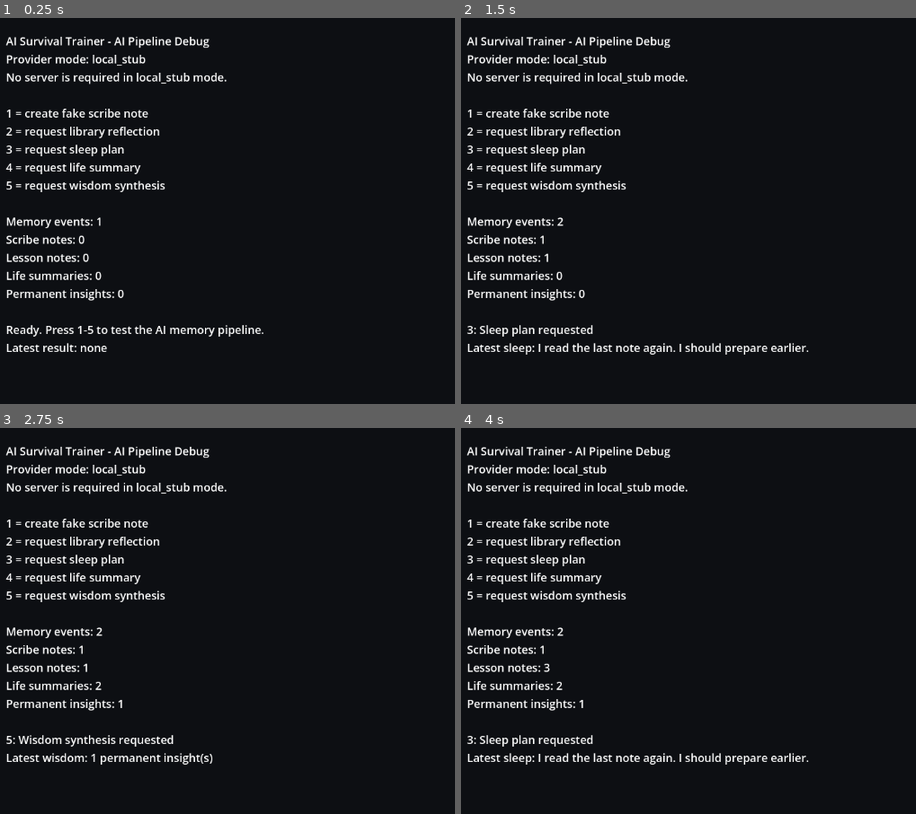
Above: before the commit, frames 1-4 (two rows, left to right).
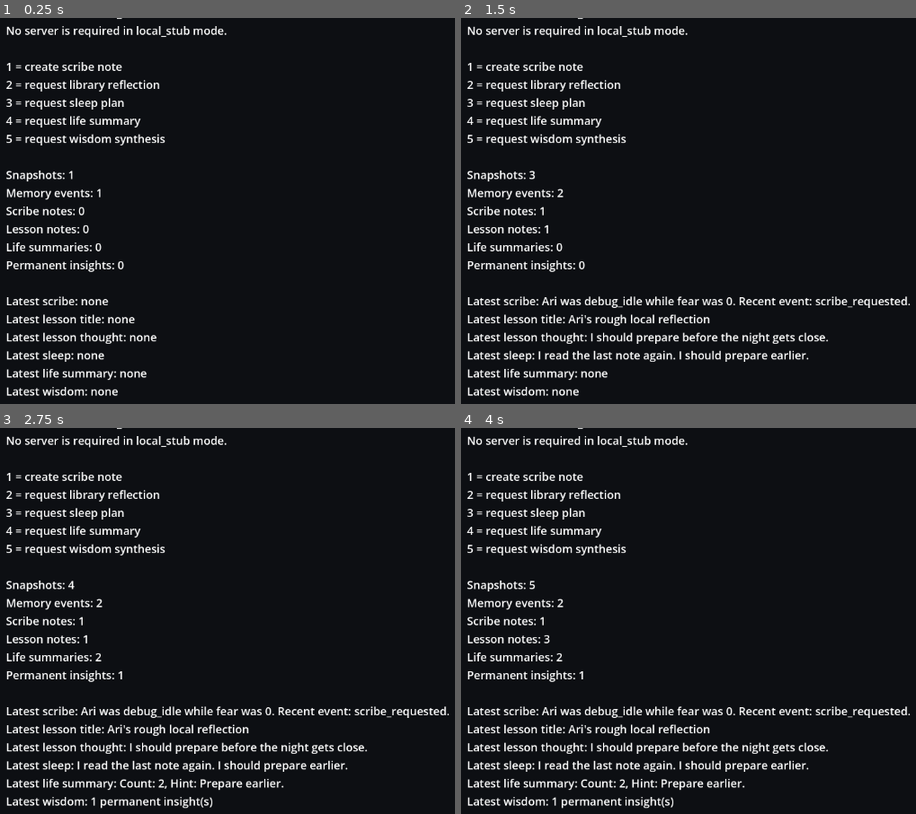
Above: after the commit, the same moments.

Repository: JoranHein/ai-survival-trainer
Game: Godot game, scene res://scenes/main/Main.tscn
Same seed, same stepped clock (60 frames per second), same inputs: the game is played once before the commit and once after it.
Inputs:
- Up to frame 1 (0.25 s): no input
- Up to frame 2 (1.5 s): tap Enter at 0.5 s; tap 2 at 0.6 s; tap 3 at 0.8, 1.35 s; tap Space at 1.25 s
- Up to frame 3 (2.75 s): tap 4 at 1.55, 2.1 s; tap Enter at 2 s; tap 5 at 2.3 s
- Up to frame 4 (4 s): tap Space at 2.75 s; tap 5 at 2.85 s; tap 2 at 3.05, 3.6 s; tap Enter at 3.5 s; tap 3 at 3.8 s

The runs differ from the first frame. In frame 1, 10% of the frame differs, in the area x 1-58%, y 0-98%; in frame 2, 13%; in frame 3, 13%; in frame 4, 13%, in the area x 1-99%, y 0-99%.

Commit message:
Connect runtime memory pipeline to Godot debug scene

Diff:
--- a/godot_game/scripts/main/Main.gd
+++ b/godot_game/scripts/main/Main.gd
@@ -1,4 +1,7 @@
 extends Control
+
+const SNAPSHOT_INTERVAL_SECONDS := 1.0
+const AUTO_SCRIBE_INTERVAL_SECONDS := 5.0
 
 @onready var debug_label: Label = %DebugLabel
 
@@ -15,9 +18,27 @@
 
 var request_status := "Ready. Press 1-5 to test the AI memory pipeline."
 var result_status := "Latest result: none"
-var fake_day := 1
-var fake_phase := "night"
-var fake_sign := "prepare before night"
+var elapsed_time := 0.0
+var snapshot_accumulator := 0.0
+var scribe_accumulator := 0.0
+var current_day := 1
+var current_phase := "debug"
+var current_sign := ""
+var ari_hp := 100.0
+var ari_fear := 0.0
+var ari_hunger := 0.0
+var ari_stamina := 100.0
+var ari_current_action := "debug_idle"
+var world_enemy_count := 0
+var world_stone := 0
+var world_wall_count := 0
+var world_aura_orb_count := 0
+var latest_scribe_note := "none"
+var latest_lesson_title := "none"
+var latest_lesson_thought := "none"
+var latest_sleep_wake_thought := "none"
+var latest_life_summary_status := "none"
+var latest_wisdom_status := "none"
 
 
 func _ready() -> void:
@@ -28,9 +49,27 @@
 	sleep_system.ai_bridge = bridge
 	wisdom_synthesizer.ai_bridge = bridge
 
-	memory.record_event("phase_changed", {"day": fake_day, "phase": fake_phase})
-	memory.record_snapshot(_debug_context())
-	_update_debug_label()
+	memory.record_event("phase_changed", {"day": current_day, "phase": current_phase})
+	_record_runtime_snapshot()
+	_update_debug_label()
+
+
+func _process(delta: float) -> void:
+	advance_runtime_memory(delta)
+
+
+func advance_runtime_memory(delta: float) -> void:
+	elapsed_time += maxf(delta, 0.0)
+	snapshot_accumulator += maxf(delta, 0.0)
+	scribe_accumulator += maxf(delta, 0.0)
+
+	while snapshot_accumulator >= SNAPSHOT_INTERVAL_SECONDS:
+		snapshot_accumulator -= SNAPSHOT_INTERVAL_SECONDS
+		_record_runtime_snapshot()
+
+	while scribe_accumulator >= AUTO_SCRIBE_INTERVAL_SECONDS:
+		scribe_accumulator -= AUTO_SCRIBE_INTERVAL_SECONDS
+		_create_scribe_note(false, "auto")
 
 
 func _unhandled_input(event: InputEvent) -> void:
@@ -49,13 +88,19 @@
 
 
 func _debug_create_scribe_note(callback: Callable = Callable(), show_request_status: bool = true) -> void:
+	_create_scribe_note(show_request_status, "manual", callback)
+
+
+func _create_scribe_note(show_request_status: bool, source: String, callback: Callable = Callable()) -> void:
 	if show_request_status:
 		request_status = "1: Scribe note requested"
 		_update_debug_label()
-	memory.record_event("ari_started_job", {"day": fake_day, "phase": fake_phase, "job": "prepare"})
-	memory.record_snapshot(_debug_context())
-	scribe_system.create_scribe_note_from_recent_memory(memory, chronicle, _debug_context(), func(note: Dictionary) -> void:
-		result_status = "Latest scribe: " + str(note.get("note", ""))
+	if source != "auto":
+		memory.record_event("scribe_requested", {"day": current_day, "phase": current_phase, "source": source})
+	_record_runtime_snapshot()
+	scribe_system.create_scribe_note_from_recent_memory(memory, chronicle, _runtime_context(), func(note: Dictionary) -> void:
+		latest_scribe_note = str(note.get("note", ""))
+		result_status = "Latest scribe: " + latest_scribe_note
 		_update_debug_label()
 		if callback.is_valid():
 			callback.call()
@@ -74,8 +119,10 @@
 
 
 func _request_debug_reflection() -> void:
-	reflection_system.request_library_reflection(_debug_context(), chronicle, lesson_book, func(note: Dictionary) -> void:
-		result_status = "Latest reflection: " + str(note.get("title", ""))
+	reflection_system.request_library_reflection(_runtime_context(), chronicle, lesson_book, func(note: Dictionary) -> void:
+		latest_lesson_title = str(note.get("title", ""))
+		latest_lesson_thought = str(note.get("thought", ""))
+		result_status = "Latest reflection: " + latest_lesson_title
 		_update_debug_label()
 	)
 
@@ -83,8 +130,9 @@
 func _debug_sleep_plan() -> void:
 	request_status = "3: Sleep plan requested"
 	_update_debug_label()
-	sleep_system.request_sleep_plan(_debug_context(), lesson_book, func(plan: Dictionary) -> void:
-		result_status = "Latest sleep: " + str(plan.get("wake_thought", ""))
+	sleep_system.request_sleep_plan(_runtime_context(), lesson_book, func(plan: Dictionary) -> void:
+		latest_sleep_wake_thought = str(plan.get("wake_thought", ""))
+		result_status = "Latest sleep: " + latest_sleep_wake_thought
 		_update_debug_label()
 	)
 
@@ -95,10 +143,12 @@
 	var payload := {
 		"life_id": "debug-life-%d" % int(Time.get_unix_time_from_system()),
 		"result": "debug",
-		"survived_days": fake_day,
+		"survived_days": current_day,
 		"events": memory.get_recent_events(50),
+		"snapshots": memory.get_recent_snapshots(20),
 		"scribe_notes": chronicle.get_lifetime_scribe_notes(),
 		"lesson_notes": lesson_book.get_all_notes(),
+		"ari_context": _runtime_context(),
 	}
 	bridge.request_life_summary(payload, func(summary: Dictionary) -> void:
 		var archived := {
@@ -113,7 +163,11 @@
 		for insight in summary.get("candidate_insights", []):
 			if typeof(insight) == TYPE_DICTIONARY:
 				insight_book.add_or_merge_insight(insight)
-		result_status = "Latest life summary: " + str(summary.get("next_life_hint", ""))
+		latest_life_summary_status = "Count: %d, Hint: %s" % [
+			life_archive.get_all_life_summaries().size(),
+			str(summary.get("next_life_hint", "")),
+		]
+		result_status = "Latest life summary: " + latest_life_summary_status
 		print("Life summary created: ", summary.get("next_life_hint", ""))
 		_update_debug_label()
 	)
@@ -123,24 +177,91 @@
 	request_status = "5: Wisdom synthesis requested"
 	_update_debug_label()
 	wisdom_synthesizer.request_background_synthesis(life_archive, insight_book, func(_result: Dictionary) -> void:
-		result_status = "Latest wisdom: %d permanent insight(s)" % insight_book.get_all_insights().size()
-		_update_debug_label()
-	)
-
-
-func _debug_context() -> Dictionary:
+		latest_wisdom_status = "%d permanent insight(s)" % insight_book.get_all_insights().size()
+		result_status = "Latest wisdom: " + latest_wisdom_status
+		_update_debug_label()
+	)
+
+
+func _record_runtime_snapshot() -> void:
+	memory.record_snapshot(_runtime_snapshot())
+
+
+func _runtime_snapshot() -> Dictionary:
 	return {
-		"day": fake_day,
-		"phase": fake_phase,
-		"current_sign": fake_sign,
+		"time": elapsed_time,
+		"day": current_day,
+		"phase": current_phase,
 		"ari": {
-			"fear": 82,
-			"hp": 45,
-			"current_action": "preparing",
-			"phase": fake_phase,
+			"hp": ari_hp,
+			"fear": ari_fear,
+			"hunger": ari_hunger,
+			"stamina": ari_stamina,
+			"current_action": ari_current_action,
 		},
-		"available_actions": ["prepare", "rest", "stay_safe"],
+		"world": {
+			"enemy_count": world_enemy_count,
+			"stone": world_stone,
+			"wall_count": world_wall_count,
+			"aura_orb_count": world_aura_orb_count,
+		},
 	}
+
+
+func _runtime_context() -> Dictionary:
+	var snapshot := _runtime_snapshot()
+	snapshot["current_sign"] = current_sign
+	snapshot["recent_events"] = memory.get_recent_events(50)
+	snapshot["recent_snapshots"] = memory.get_recent_snapshots(10)
+	snapshot["scribe_notes"] = chronicle.get_lifetime_scribe_notes()
+	snapshot["lesson_notes"] = lesson_book.get_all_notes()
+	snapshot["permanent_insights"] = insight_book.get_all_insights()
+	snapshot["available_actions"] = ["prepare", "rest", "stay_safe"]
+	return snapshot
+
+
+func _snapshot_count() -> int:
+	return memory.get_recent_snapshots(500).size()
+
+
+func _event_count() -> int:
+	return memory.get_recent_events(500).size()
+
+
+func _latest_life_summary_line() -> String:
+	if latest_life_summary_status == "none":
+		return "Latest life summary: none"
+	return "Latest life summary: " + latest_life_summary_status
+
+
+func _latest_wisdom_line() -> String:
+	if latest_wisdom_status == "none":
+		return "Latest wisdom: none"
+	return "Latest wisdom: " + latest_wisdom_status
+
+
+func _latest_sleep_line() -> String:
+	if latest_sleep_wake_thought == "none":
+		return "Latest sleep: none"
+	return "Latest sleep: " + latest_sleep_wake_thought
+
+
+func _latest_scribe_line() -> String:
+	if latest_scribe_note == "none":
+		return "Latest scribe: none"
+	return "Latest scribe: " + latest_scribe_note
+
+
+func _latest_lesson_title_line() -> String:
+	if latest_lesson_title == "none":
+		return "Latest lesson title: none"
+	return "Latest lesson title: " + latest_lesson_title
+
+
+func _latest_lesson_thought_line() -> String:
+	if latest_lesson_thought == "none":
+		return "Latest lesson thought: none"
+	return "Latest lesson thought: " + latest_lesson_thought
 
 
 func _update_debug_label() -> void:
@@ -151,18 +272,26 @@
 		"Provider mode: %s" % bridge.get_provider_mode(),
 		"No server is required in local_stub mode.",
 		"",
-		"1 = create fake scribe note",
+		"1 = create scribe note",
 		"2 = request library reflection",
 		"3 = request sleep plan",
 		"4 = request life summary",
 		"5 = request wisdom synthesis",
 		"",
-		"Memory events: %d" % memory.get_recent_events(500).size(),
+		"Snapshots: %d" % _snapshot_count(),
+		"Memory events: %d" % _event_count(),
 		"Scribe notes: %d" % chronicle.get_lifetime_scribe_notes().size(),
 		"Lesson notes: %d" % lesson_book.get_all_notes().size(),
 		"Life summaries: %d" % life_archive.get_all_life_summaries().size(),
 		"Permanent insights: %d" % insight_book.get_all_insights().size(),
 		"",
+		_latest_scribe_line(),
+		_latest_lesson_title_line(),
+		_latest_lesson_thought_line(),
+		_latest_sleep_line(),
+		_latest_life_summary_line(),
+		_latest_wisdom_line(),
+		"",
 		request_status,
 		result_status,
 	])
--- a/godot_game/tests/main_controls_test.gd
+++ b/godot_game/tests/main_controls_test.gd
@@ -62,9 +62,10 @@
 
 func _test_initial_control_text(main: Control) -> void:
 	var text := _label_text(main)
-	_assert(not text.contains("F6"), "debug instructions should not mention F6")
-	_assert(not text.contains("F10"), "debug instructions should not mention F10")
-	_assert(text.contains("1 = create fake scribe note"), "debug instructions should show key 1 for scribe")
+	for key_number in range(6, 11):
+		var old_label := "F" + str(key_number)
+		_assert(not text.contains(old_label), "debug instructions should not mention old function-key labels")
+	_assert(text.contains("1 = create scribe note"), "debug instructions should show key 1 for scribe")
 	_assert(text.contains("2 = request library reflection"), "debug instructions should show key 2 for reflection")
 	_assert(text.contains("3 = request sleep plan"), "debug instructions should show key 3 for sleep")
 	_assert(text.contains("4 = request life summary"), "debug instructions should show key 4 for life summary")
@@ -88,7 +89,7 @@
 func _test_sleep_requested(main: Control) -> void:
 	var text := _label_text(main)
 	_assert(text.contains("3: Sleep plan requested"), "pressing 3 should show sleep request confirmation")
-	_assert(text.contains("Latest sleep:"), "pressing 3 should show latest sleep thought")
+	_assert(text.contains("Latest sleep: I read the last note again."), "pressing 3 should show latest sleep thought")
 
 
 func _test_life_summary_requested(main: Control) -> void:
@@ -101,4 +102,4 @@
 func _test_wisdom_requested(main: Control) -> void:
 	var text := _label_text(main)
 	_assert(text.contains("5: Wisdom synthesis requested"), "pressing 5 should show wisdom request confirmation")
-	_assert(text.contains("Latest wisdom:"), "pressing 5 should show latest wisdom count")
+	_assert(text.contains("Latest wisdom: 1 permanent insight(s)"), "pressing 5 should show latest wisdom count")
--- /dev/null
+++ b/godot_game/tests/main_runtime_memory_test.gd
@@ -0,0 +1,94 @@
+extends SceneTree
+
+const MainScene := preload("res://scenes/main/Main.tscn")
+
+var failures: Array[String] = []
+
+
+func _initialize() -> void:
+	call_deferred("_run")
+
+
+func _run() -> void:
+	var main: Control = MainScene.instantiate()
+	root.add_child(main)
+	await process_frame
+
+	_test_runtime_memory_accumulates(main)
+	_test_debug_keys_use_accumulated_memory(main)
+
+	if failures.is_empty():
+		print("Main runtime memory tests passed.")
+		quit(0)
+	else:
+		for failure in failures:
+			push_error(failure)
+		quit(1)
+
+
+func _test_runtime_memory_accumulates(main: Control) -> void:
+	_assert(main.has_method("advance_runtime_memory"), "Main should expose deterministic runtime memory stepping")
+	if not main.has_method("advance_runtime_memory"):
+		return
+
+	for i in range(10):
+		main.advance_runtime_memory(1.0)
+	await process_frame
+
+	var snapshots: Array = main.memory.get_recent_snapshots(20)
+	var latest_snapshot: Dictionary = snapshots[snapshots.size() - 1] if not snapshots.is_empty() else {}
+	var text := _label_text(main)
+
+	_assert(snapshots.size() >= 10, "Main should record a runtime snapshot every simulated second")
+	_assert(latest_snapshot.get("time", -1.0) >= 10.0, "runtime snapshots should include elapsed time")
+	_assert(latest_snapshot.get("phase", "") == "debug", "runtime snapshots should use safe default phase")
+	_assert(latest_snapshot.get("day", 0) == 1, "runtime snapshots should include safe default day")
+	_assert(latest_snapshot.get("ari", {}).get("hp", -1) == 100.0, "runtime snapshots should include safe default Ari HP")
+	_assert(latest_snapshot.get("ari", {}).get("fear", -1) == 0.0, "runtime snapshots should include safe default Ari fear")
+	_assert(latest_snapshot.get("ari", {}).get("hunger", -1) == 0.0, "runtime snapshots should include safe default Ari hunger")
+	_assert(latest_snapshot.get("ari", {}).get("stamina", -1) == 100.0, "runtime snapshots should include safe default Ari stamina")
+	_assert(latest_snapshot.get("ari", {}).get("current_action", "") == "debug_idle", "runtime snapshots should use safe default Ari action")
+	_assert(latest_snapshot.get("world", {}).get("enemy_count", -1) == 0, "runtime snapshots should include safe world defaults")
+	_assert(latest_snapshot.get("world", {}).get("stone", -1) == 0, "runtime snapshots should include safe default stone")
+	_assert(latest_snapshot.get("world", {}).get("wall_count", -1) == 0, "runtime snapshots should include safe default wall count")
+	_assert(latest_snapshot.get("world", {}).get("aura_orb_count", -1) == 0, "runtime snapshots should include safe default aura orb count")
+	_assert(main.chronicle.get_lifetime_scribe_notes().size() >= 2, "Main should auto-create scribe notes every five simulated seconds")
+	_assert(text.contains("Snapshots:"), "debug UI should show snapshot count")
+	_assert(text.contains("Memory events:"), "debug UI should show memory event count")
+	_assert(text.contains("Latest scribe:"), "debug UI should show latest automatic scribe note")
+
+
+func _test_debug_keys_use_accumulated_memory(main: Control) -> void:
+	var notes_before: int = main.lesson_book.get_all_notes().size()
+	_press_key(main, KEY_2)
+	await process_frame
+	_assert(main.lesson_book.get_all_notes().size() == notes_before + 1, "key 2 should create a lesson from accumulated notes")
+
+	_press_key(main, KEY_3)
+	await process_frame
+	_assert(_label_text(main).contains("Latest sleep: I read the last note again."), "key 3 should use accumulated lesson notes for sleep plan")
+
+	var summaries_before: int = main.life_archive.get_all_life_summaries().size()
+	_press_key(main, KEY_4)
+	await process_frame
+	_assert(main.life_archive.get_all_life_summaries().size() == summaries_before + 1, "key 4 should archive a life summary from accumulated memory")
+
+	_press_key(main, KEY_5)
+	await process_frame
+	_assert(_label_text(main).contains("Latest wisdom: 1 permanent insight(s)"), "key 5 should synthesize wisdom without crashing")
+
+
+func _press_key(main: Control, keycode: Key) -> void:
+	var event := InputEventKey.new()
+	event.keycode = keycode
+	event.pressed = true
+	main._unhandled_input(event)
+
+
+func _label_text(main: Control) -> String:
+	return main.get_node("%DebugLabel").text
+
+
+func _assert(condition: bool, message: String) -> void:
+	if not condition:
+		failures.append(message)
Not shown, added: godot_game/tests/main_controls_test.gd.uid
Not shown, added: godot_game/tests/main_runtime_memory_test.gd.uid
